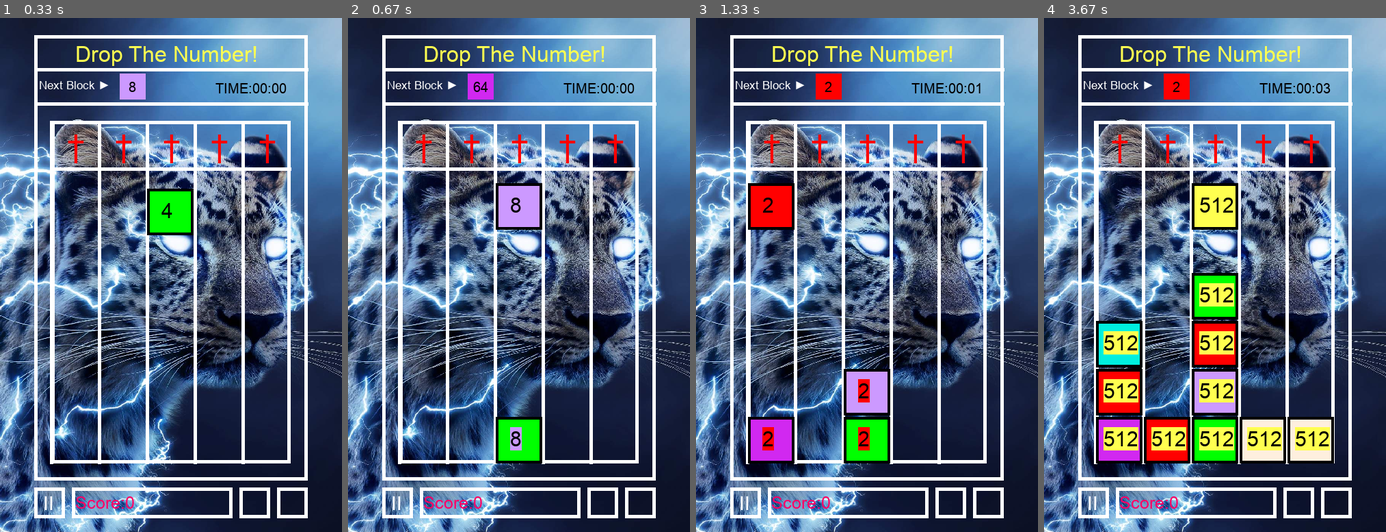
Above: before the commit, frames 1-4 (left to right).
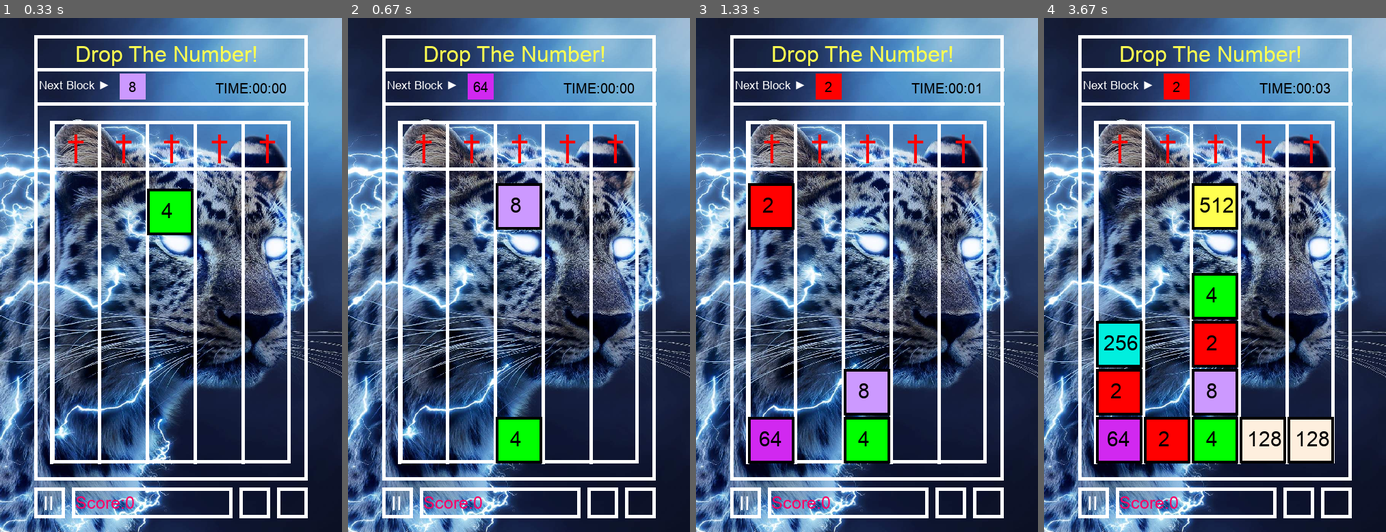
Above: after the commit, the same moments.

Repository: Allen-wa-ng/09170134githw1
Game: pygame game, started from game.py
The game is run twice, just before and just after one commit, with the same random seed, the same clock (stepped at 60 frames per second) and the same inputs.
Inputs (mouse positions are in pixels of both pictures, inside the frame that each line leads up to):
- Up to frame 1 (0.33 s): no input
- Up to frame 2 (0.67 s): click (519, 275) at 0.38 s
- Up to frame 3 (1.33 s): click (784, 280) at 0.72 s; click (918, 95) at 1.05 s
- Up to frame 4 (3.67 s): click (1221, 100) at 1.38 s; click (1218, 331) at 1.72 s; click (1303, 357) at 2.05 s; click (1303, 228) at 2.38 s; click (1338, 233) at 2.72 s; click (1334, 377) at 3.05 s; click (1228, 254) at 3.38 s

Frame 1 is identical in both runs. In frame 2, 0.1% of the frame differs, in the area x 47-51%, y 79-85%; in frame 3, 0.5%; in frame 4, 4.5%, in the area x 17-84%, y 51-85%.

Commit message:
fix wrong number

Diff:
--- a/game.py
+++ b/game.py
@@ -61,8 +61,8 @@
     # font
     font=pygame.font.Font('arial.ttf',30)
     # print(getBaseLog(2,cur))
-    textX =x+26-len(str(cur))*5
-    text=font.render(str(cur),True,black,col_list[int(getBaseLog(2,cur))-1])
+    textX =x+26-len(str(value))*5
+    text=font.render(str(value),True,black,col_list[int(getBaseLog(2,value))-1])
     screen.blit(text,(textX,y+15))
     return a,b,text,value,x,y
 
@@ -101,7 +101,7 @@
 #NEXT BLOCK NUMBER
 random.seed()
 
-#array
+# blocks array
 blocks=[]
 for i in range(6):
     blocks.append([])
